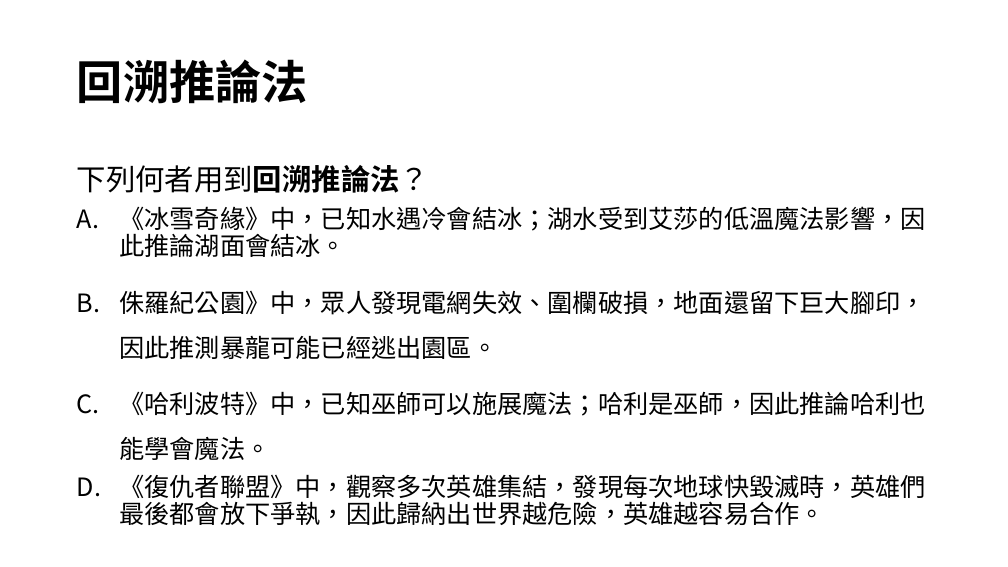
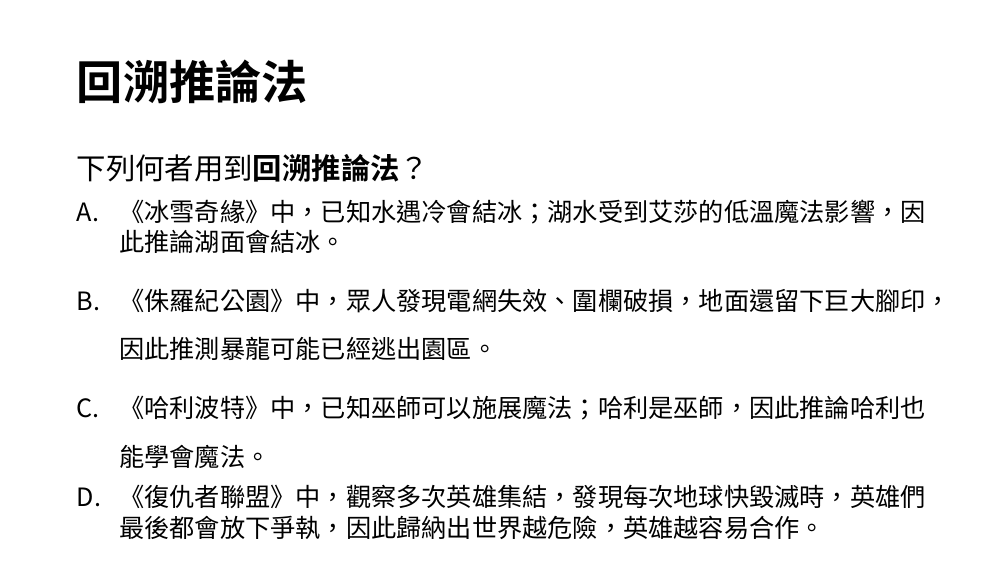
Before and after one commit to bananafu/aster-test-site, a slide deck: slide 8 of teaching/xiufeng-jhs-grade9-summer2026/slides/01自然概論.pptx. Drawn at 1008x567 pixels with LibreOffice and Linux fonts; fonts in the diff are those of the drawing; background and template pictures are left out. Boxes give left, top, right and bottom in pixels: in the first picture for what was removed or moved away, otherwise in the second. Text is boxed around its words. In the diff, an @@ line names an element or a change of style, - is before the commit and + after.

```diff
--- a/teaching/xiufeng-jhs-grade9-summer2026/slides/01自然概論.pptx
+++ b/teaching/xiufeng-jhs-grade9-summer2026/slides/01自然概論.pptx
@@ text "下列何者用到回溯推論法？": place and size @@
-text "下列何者用到回溯推論法？" at (77, 165, 925, 525)
+text "下列何者用到回溯推論法？" at (77, 154, 951, 539)
@@ text at (77, 154, 925, 539): line spacing 1.5 to 1.6; line spacing 0.9 to 1 @@
@@ text at (119, 288, 951, 360): text changed @@
-B. 侏羅紀公園》中，眾人發現電網失效、圍欄破損，地面還留下巨大腳印，因此推測暴龍可能已經逃出園區。
+B. 《侏羅紀公園》中，眾人發現電網失效、圍欄破損，地面還留下巨大腳印，因此推測暴龍可能已經逃出園區。
```
